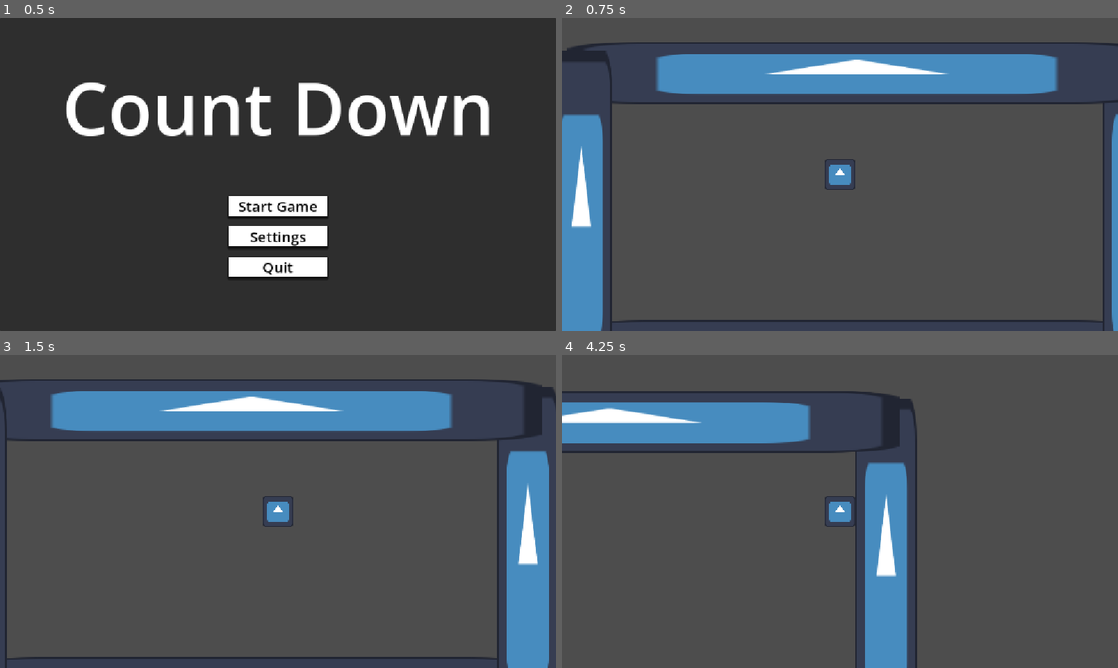
Above: before the commit, frames 1-4 (two rows, left to right).
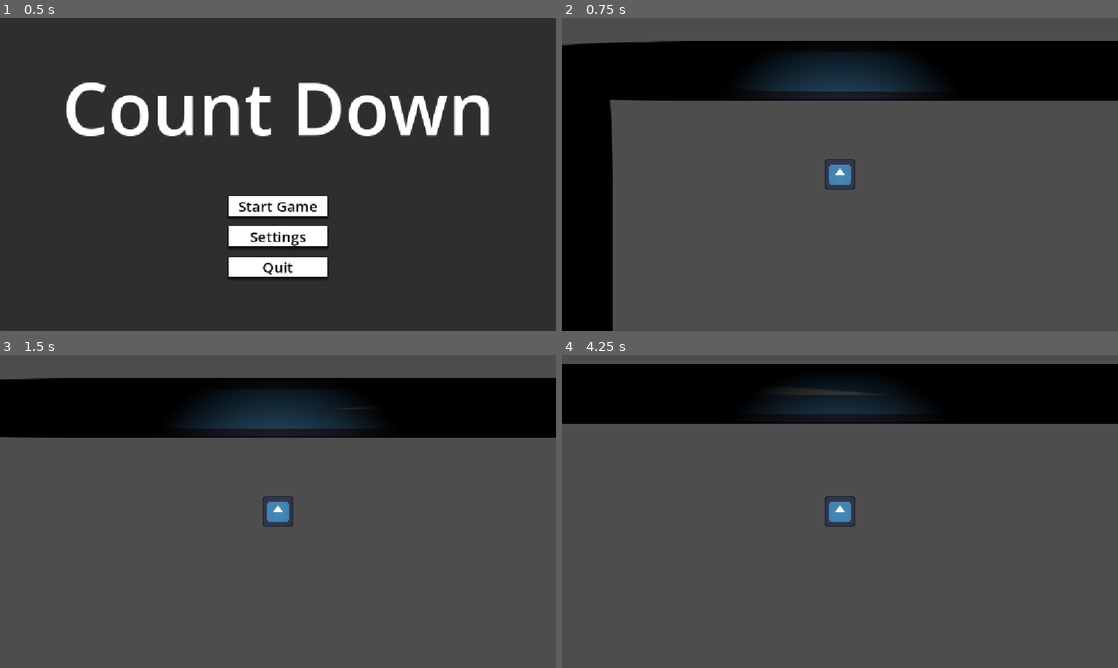
Above: after the commit, the same moments.

Repository: HackMan1248-AK/GMTK-2026
Game: Godot game, scene res://scenes/levels/main_menu.tscn
The game is run twice, just before and just after one commit, with the same random seed, the same clock (stepped at 60 frames per second) and the same inputs. The engine's default icon, where the game draws it, is replaced by a stand-in: a white triangle on a blue panel in a dark square.
Inputs (mouse positions are in pixels of both pictures, inside the frame that each line leads up to):
- Up to frame 1 (0.5 s): no input
- Up to frame 2 (0.75 s): click "Start Game" at 0.5 s
- Up to frame 3 (1.5 s): tap Enter at 1.25 s; move the mouse to (400, 495) at 1.27 s; hold D (Right) from 1.28 s (still down); hold E (Interact) from 1.28 s (still down)
- Up to frame 4 (4.25 s): click (962, 495) at 1.55 s; move the mouse to (728, 527) at 2.02 s; release D (Right) at 2.03 s; release E (Interact) at 2.03 s; hold S (Down) 2.03-2.78 s; click (728, 527) at 2.1 s; tap E (Interact) at 2.3, 3.8 s; move the mouse to (895, 442) at 2.77 s; hold D (Right) 2.78-3.53 s; hold E (Interact) 2.78-3.53 s; click (895, 442) at 3.05 s; tap Space at 3.5 s; move the mouse to (812, 574) at 3.52 s; hold W (Up) from 3.53 s (still down); click (812, 574) at 3.6 s

Frame 1 is identical in both runs. In frame 2, 28% of the frame differs, in the area x 0-100%, y 7-100%; in frame 3, 26%; in frame 4, 28%.

Commit message:
Lighting

Diff:
--- a/project.godot
+++ b/project.godot
@@ -52,6 +52,11 @@
 "events": [Object(InputEventKey,"resource_local_to_scene":false,"resource_name":"","device":-1,"window_id":0,"alt_press …(192 unchanged characters)…
 ]
 }
+"Left Click"={
+"deadzone": 0.2,
+"events": [Object(InputEventMouseButton,"resource_local_to_scene":false,"resource_name":"","device":-1,"window_id":0,"alt_pressed":false,"shift_pressed":false,"ctrl_pressed":false,"meta_pressed":false,"button_mask":1,"position":Vector2(655, 25),"global_position":Vector2(669, 98),"factor":1.0,"button_index":1,"canceled":false,"pressed":true,"double_click":false,"script":null)
+]
+}
 
 [physics]
 
--- a/scenes/environment/ingredient station/fridge.tscn
+++ b/scenes/environment/ingredient station/fridge.tscn
@@ -22,6 +22,7 @@
 
 [node name="Fridge" type="StaticBody2D" unique_id=2131174890]
 script = ExtResource("1_nie4j")
+stations = "Fridge"
 
 [node name="AnimatedSprite2D" type="AnimatedSprite2D" parent="." unique_id=601935261]
 sprite_frames = SubResource("SpriteFrames_jpyye")
--- a/scenes/environment/ingredient station/pantry.tscn
+++ b/scenes/environment/ingredient station/pantry.tscn
@@ -22,6 +22,7 @@
 
 [node name="Pantry" type="StaticBody2D" unique_id=2131174890]
 script = ExtResource("1_a17nr")
+stations = "Pantry"
 
 [node name="AnimatedSprite2D" type="AnimatedSprite2D" parent="." unique_id=601935261]
 sprite_frames = SubResource("SpriteFrames_jpyye")
--- a/scenes/environment/stations/assembly_station.tscn
+++ b/scenes/environment/stations/assembly_station.tscn
@@ -22,6 +22,7 @@
 
 [node name="Assembly Station" type="StaticBody2D" unique_id=2131174890]
 script = ExtResource("1_1yymq")
+stations = "Assembly"
 
 [node name="AnimatedSprite2D" type="AnimatedSprite2D" parent="." unique_id=601935261]
 sprite_frames = SubResource("SpriteFrames_jpyye")
--- a/scenes/environment/stations/baking_station.tscn
+++ b/scenes/environment/stations/baking_station.tscn
@@ -22,6 +22,7 @@
 
 [node name="Baking Station" type="StaticBody2D" unique_id=2131174890]
 script = ExtResource("1_mswa4")
+stations = "Baking"
 
 [node name="AnimatedSprite2D" type="AnimatedSprite2D" parent="." unique_id=601935261]
 sprite_frames = SubResource("SpriteFrames_jpyye")
--- a/scenes/environment/stations/grilling_station.tscn
+++ b/scenes/environment/stations/grilling_station.tscn
@@ -22,6 +22,7 @@
 
 [node name="Grilling Station" type="StaticBody2D" unique_id=2131174890]
 script = ExtResource("1_hc5ka")
+stations = "Grilling"
 
 [node name="AnimatedSprite2D" type="AnimatedSprite2D" parent="." unique_id=601935261]
 sprite_frames = SubResource("SpriteFrames_jpyye")
--- a/scenes/environment/stations/slicing_station.tscn
+++ b/scenes/environment/stations/slicing_station.tscn
@@ -22,6 +22,7 @@
 
 [node name="Slicing Station" type="StaticBody2D" unique_id=2131174890]
 script = ExtResource("1_8bltd")
+stations = "Slicing"
 
 [node name="AnimatedSprite2D" type="AnimatedSprite2D" parent="." unique_id=601935261]
 sprite_frames = SubResource("SpriteFrames_jpyye")
--- a/scenes/levels/game_scene.tscn
+++ b/scenes/levels/game_scene.tscn
@@ -2,6 +2,12 @@
 
 [ext_resource type="PackedScene" uid="uid://b67qq8kbs6v6j" path="res://scenes/player.tscn" id="1_iuucx"]
 [ext_resource type="PackedScene" uid="uid://v7cxxm5obmn7" path="res://scenes/environment/wall.tscn" id="2_tcqdt"]
+[ext_resource type="PackedScene" uid="uid://cfg1rupbdculi" path="res://scenes/environment/ingredient station/fridge.tscn" id="3_004os"]
+[ext_resource type="PackedScene" uid="uid://cl4ot4dnvptlg" path="res://scenes/environment/stations/slicing_station.tscn" id="3_gntax"]
+[ext_resource type="PackedScene" uid="uid://chdknhe8niwlh" path="res://scenes/environment/ingredient station/pantry.tscn" id="4_jstec"]
+[ext_resource type="PackedScene" uid="uid://b1si7rg7nx5fi" path="res://scenes/environment/stations/assembly_station.tscn" id="5_301yp"]
+[ext_resource type="PackedScene" uid="uid://bcw8ptdw3wjpg" path="res://scenes/environment/stations/baking_station.tscn" id="6_dsjjn"]
+[ext_resource type="PackedScene" uid="uid://gu0arspsh2n4" path="res://scenes/environment/stations/grilling_station.tscn" id="7_euv8e"]
 
 [node name="GameScene" type="Node2D" unique_id=461632664]
 
@@ -13,17 +19,42 @@
 [node name="Walls" type="Node" parent="." unique_id=945550889]
 
 [node name="Wall1" parent="Walls" unique_id=204888445 instance=ExtResource("2_tcqdt")]
-position = Vector2(585, 587)
-scale = Vector2(9.399999, 1)
+position = Vector2(1168, 1964)
+scale = Vector2(19, 1)
 
 [node name="Wall2" parent="Walls" unique_id=16656805 instance=ExtResource("2_tcqdt")]
-position = Vector2(1152, 319)
-scale = Vector2(1, 5.5600014)
+position = Vector2(2321, 1000)
+scale = Vector2(1, 15.84)
 
 [node name="Wall3" parent="Walls" unique_id=1536169966 instance=ExtResource("2_tcqdt")]
-position = Vector2(579, 11)
-scale = Vector2(9.4, 1)
+position = Vector2(1162.0001, 7)
+scale = Vector2(19.166065, 0.967628)
 
 [node name="Wall4" parent="Walls" unique_id=1678134774 instance=ExtResource("2_tcqdt")]
-position = Vector2(8, 318)
-scale = Vector2(1, 5.5)
+position = Vector2(-1, 986.00006)
+scale = Vector2(1.154571, 15.452568)
+
+[node name="Light" type="Node" parent="." unique_id=969600844]
+
+[node name="DirectionalLight2D" type="DirectionalLight2D" parent="Light" unique_id=592109750]
+blend_mode = 1
+
+[node name="Stations" type="Node" parent="." unique_id=1256472941]
+
+[node name="Fridge" parent="Stations" unique_id=2131174890 instance=ExtResource("3_004os")]
+position = Vector2(2164, 1109)
+
+[node name="Pantry" parent="Stations" unique_id=1323231066 instance=ExtResource("4_jstec")]
+position = Vector2(2164, 1279)
+
+[node name="Assembly Station" parent="Stations" unique_id=1839002094 instance=ExtResource("5_301yp")]
+position = Vector2(1993, 1512)
+
+[node name="Baking Station" parent="Stations" unique_id=1637320448 instance=ExtResource("6_dsjjn")]
+position = Vector2(1805, 1512)
+
+[node name="Grilling Station" parent="Stations" unique_id=960349008 instance=ExtResource("7_euv8e")]
+position = Vector2(1625, 1499)
+
+[node name="Slicing Station" parent="Stations" unique_id=1285239252 instance=ExtResource("3_gntax")]
+position = Vector2(1451, 1499)
--- a/scenes/player.tscn
+++ b/scenes/player.tscn
@@ -2,6 +2,16 @@
 
 [ext_resource type="Texture2D" uid="uid://c62cs0p6r37b0" path="res://icon.svg" id="1_8afob"]
 [ext_resource type="Script" uid="uid://bvsgwitvmw1p6" path="res://scripts/player.gd" id="1_dovo2"]
+[ext_resource type="Texture2D" uid="uid://ba2dqdksabkd0" path="res://assets/sprites/torch_light.png" id="2_qhqgy"]
+
+[sub_resource type="Gradient" id="Gradient_orua6"]
+offsets = PackedFloat32Array(0, 0.728)
+colors = PackedColorArray(1, 1, 1, 1, 0, 0, 0, 1)
+
+[sub_resource type="GradientTexture2D" id="GradientTexture2D_jpyye"]
+gradient = SubResource("Gradient_orua6")
+fill = 1
+fill_from = Vector2(0.5, 0.5)
 
 [sub_resource type="RectangleShape2D" id="RectangleShape2D_jpyye"]
 size = Vector2(126, 84)
@@ -19,6 +29,17 @@
 
 [node name="Player" type="CharacterBody2D" unique_id=1494026896]
 script = ExtResource("1_dovo2")
+speed = 600.0
+
+[node name="PointLight2D" type="PointLight2D" parent="." unique_id=292496060]
+scale = Vector2(9.38068, 9.38068)
+texture = SubResource("GradientTexture2D_jpyye")
+
+[node name="FlashLight" type="PointLight2D" parent="." unique_id=2096508176]
+energy = 3.5
+shadow_enabled = true
+texture = ExtResource("2_qhqgy")
+offset = Vector2(350, 0)
 
 [node name="CollisionShape2D" type="CollisionShape2D" parent="." unique_id=1117492325]
 position = Vector2(0, -10)
--- a/scripts/interactable.gd
+++ b/scripts/interactable.gd
@@ -1,6 +1,7 @@
 extends Node2D
 
 @onready var area = $Area2D
+@export_enum("Fridge", "Pantry", "Assembly", "Baking", "Grilling", "Slicing") var stations: String
 
 func _ready():
 	area.body_entered.connect(_on_body_entered)
@@ -15,4 +16,16 @@
 		body.interactable = null
 
 func interact():
-	print("Chest opened!")
+	match stations:
+		"Fridge":
+			print("Freezing")
+		"Pantry":
+			print("Storing")
+		"Assembly":
+			print("Assmebling")
+		"Baking":
+			print("Baking")
+		"Grilling":
+			print("Grilling")
+		"Slicing":
+			print("Slicing")
--- a/scripts/player.gd
+++ b/scripts/player.gd
@@ -1,16 +1,27 @@
 extends CharacterBody2D
 
-@export var speed : float = 450.0
+@export var speed : float = 300.0
+@onready var flash_light: PointLight2D = $FlashLight
 var interactable = null
+var target_position: Vector2
 
 func _ready():
 	add_to_group("player")
+	flash_light.enabled = false
 
 func _unhandled_input(event):
 	if event.is_action_pressed("Interact") and interactable:
 		interactable.interact()
 
-func _physics_process(_delta: float) -> void:
+	if event.is_action_pressed("Left Click"):
+		flash_light.enabled = not flash_light.enabled
+
+func _process(_delta: float):
+	target_position = get_global_mouse_position()
+
+func _physics_process(_delta: float):
+	if target_position:
+		flash_light.look_at(target_position)
 	var direction := Input.get_vector("Left", "Right", "Up", "Down")
 	velocity = direction * speed
 	move_and_slide()
Binary file added: assets/sprites/torch_light.png
Not shown, added: assets/sprites/torch_light.png.import
